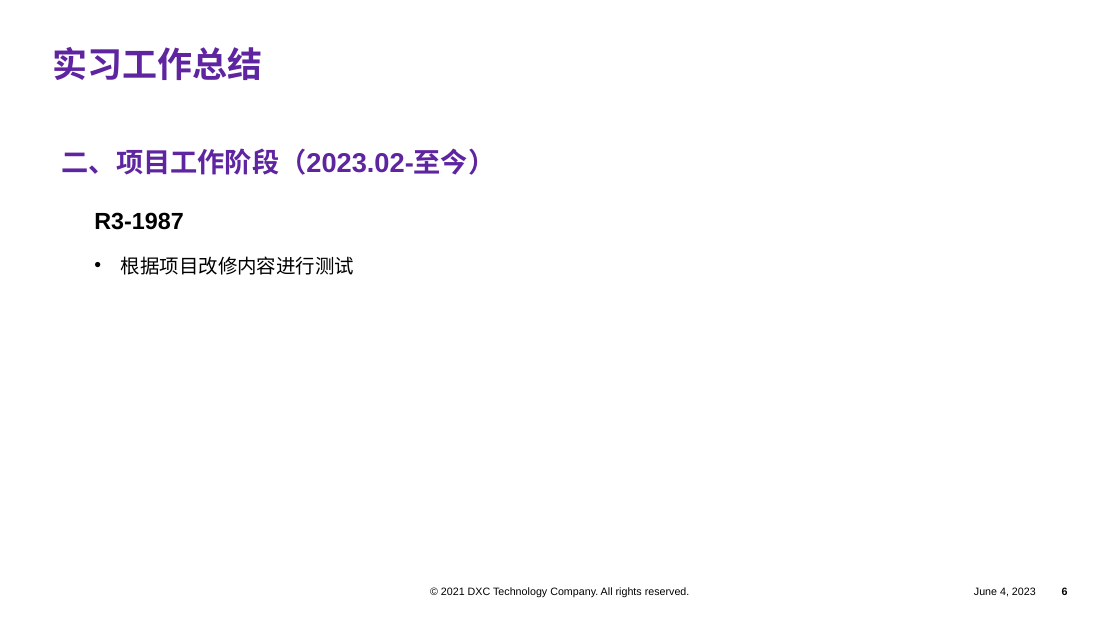
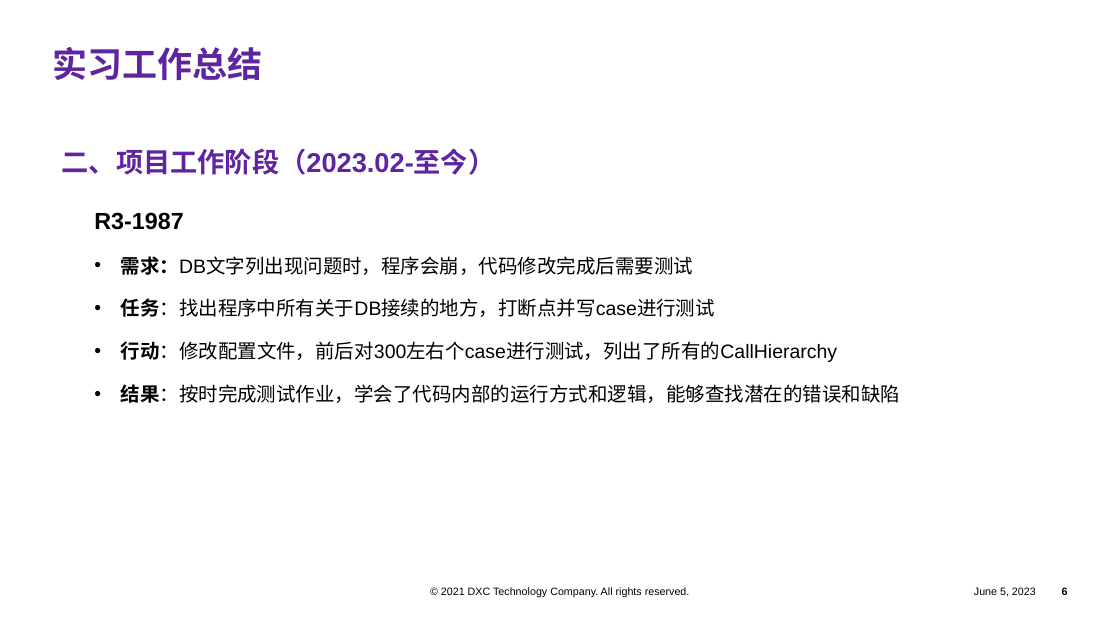
Before and after one commit to pangpangzhuxiaoyu/zhubiye, a slide deck: slide 6 of company space/实习报告/实习报告_朱赫 [.pptx. Drawn at 1120x630 pixels with LibreOffice and Linux fonts; fonts in the diff are those of the drawing; background and template pictures are left out. Boxes give left, top, right and bottom in pixels: in the first picture for what was removed or moved away, otherwise in the second. Text is boxed around its words. In the diff, an @@ line names an element or a change of style, - is before the commit and + after.

```diff
--- a/company space/实习报告/实习报告_朱赫 [.pptx
+++ b/company space/实习报告/实习报告_朱赫 [.pptx
@@ text at box(121, 256, 900, 403): text changed @@
-• 根据项目改修内容进行测试
+• 需求：DB文字列出现问题时，程序会崩，代码修改完成后需要测试
+• 任务：找出程序中所有关于DB接续的地方，打断点并写case进行测试
+• 行动：修改配置文件，前后对300左右个case进行测试，列出了所有的CallHierarchy
+• 结果：按时完成测试作业，学会了代码内部的运行方式和逻辑，能够查找潜在的错误和缺陷
@@ text at box(974, 587, 1036, 597): text changed @@
-June 4, 2023
+June 5, 2023
```
Also in this commit, not shown: 10 other slides changed.
